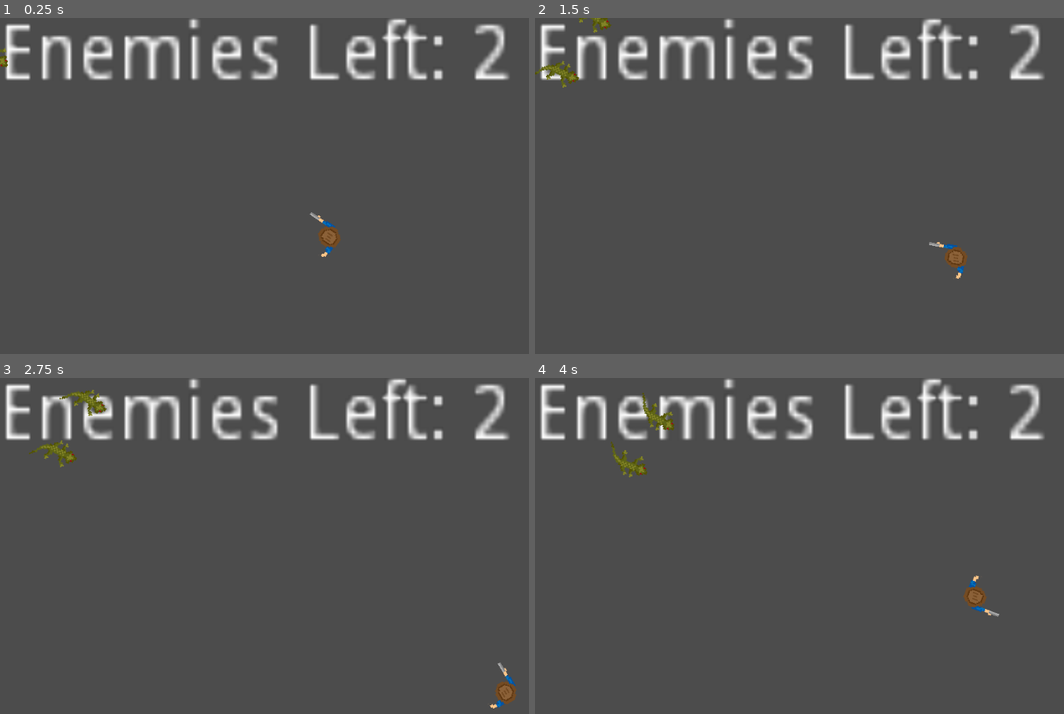
Above: before the commit, frames 1-4 (two rows, left to right).
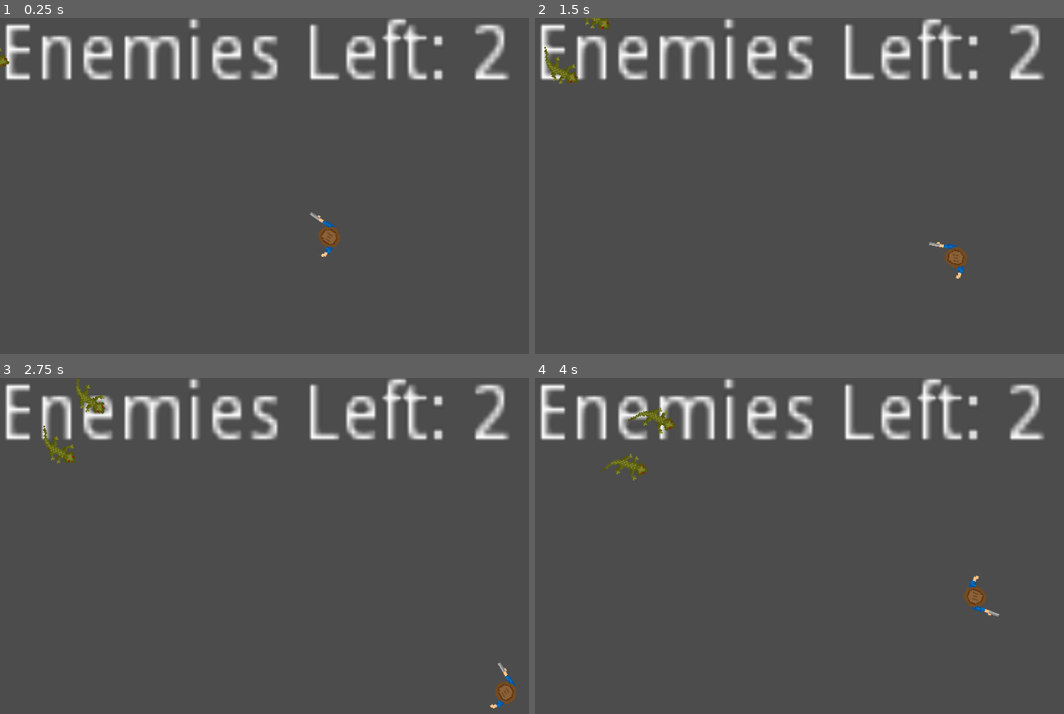
Above: after the commit, the same moments.

Repository: d01000100/rocking_lizard_fandango
Game: Godot game, scene res://World.tscn
Same seed, same stepped clock (60 frames per second), same inputs: the game is played once before the commit and once after it.
Inputs (mouse positions are in pixels of both pictures, inside the frame that each line leads up to):
- Up to frame 1 (0.25 s): no input
- Up to frame 2 (1.5 s): move the mouse to (984, 182) at 0.52 s; hold D (move_right) 0.53-1.28 s; click (984, 182) at 0.6 s; move the mouse to (725, 219) at 1.27 s; hold S (move_down) from 1.28 s (still down); click (725, 219) at 1.35 s
- Up to frame 3 (2.75 s): move the mouse to (375, 482) at 2.02 s; release S (move_down) at 2.03 s; hold D (move_right) from 2.03 s (still down); click (375, 482) at 2.1 s
- Up to frame 4 (4 s): move the mouse to (815, 633) at 2.77 s; release D (move_right) at 2.78 s; hold W (move_up) 2.78-3.53 s; click (815, 633) at 2.85 s; move the mouse to (1037, 616) at 3.52 s; hold A (move_left) from 3.53 s (still down); click (1037, 616) at 3.6 s

The runs differ from the first frame. In frame 1, less than 0.1% of the frame differs, in the area x 0-2%, y 8-15%; in frame 2, 0.3%; in frame 3, 0.4%; in frame 4, 0.4%, in the area x 12-27%, y 4-31%.

Commit message:
Renames Zombie to Enemy.

Diff:
--- a/Zombie.tscn
+++ b/Enemy.tscn
@@ -1,6 +1,6 @@
 [gd_scene load_steps=6 format=2]
 
-[ext_resource path="res://Zombie.gd" type="Script" id=1]
+[ext_resource path="res://Enemy.gd" type="Script" id=1]
 [ext_resource path="res://Assets/lizard_sprite1.png" type="Texture" id=2]
 [ext_resource path="res://Assets/lizard_sprite2.png" type="Texture" id=3]
 
@@ -30,5 +30,4 @@
 rotation = 1.5708
 scale = Vector2( 2.20281, 2.20281 )
 frames = SubResource( 2 )
-frame = 1
 playing = true
--- a/EnemyFactory.gd
+++ b/EnemyFactory.gd
@@ -3,13 +3,13 @@
 # Declare member variables here. Examples:
 # var a = 2
 # var b = "text"
-var zombieScene = preload("res://Zombie.tscn")
+var enemyScene = preload("res://Enemy.tscn")
 var JSONLoader
 
 # Enemy "Factory". It recieves a map with "x" and "y" values
 # to add enemies to the scene
 func createEnemy(enemyData):
-	var z = zombieScene.instance()
+	var z = enemyScene.instance()
 	z.set_global_position(Vector2(enemyData["x"], enemyData["y"]))
 	return z
 
Renamed: Zombie.gd -> Enemy.gd
